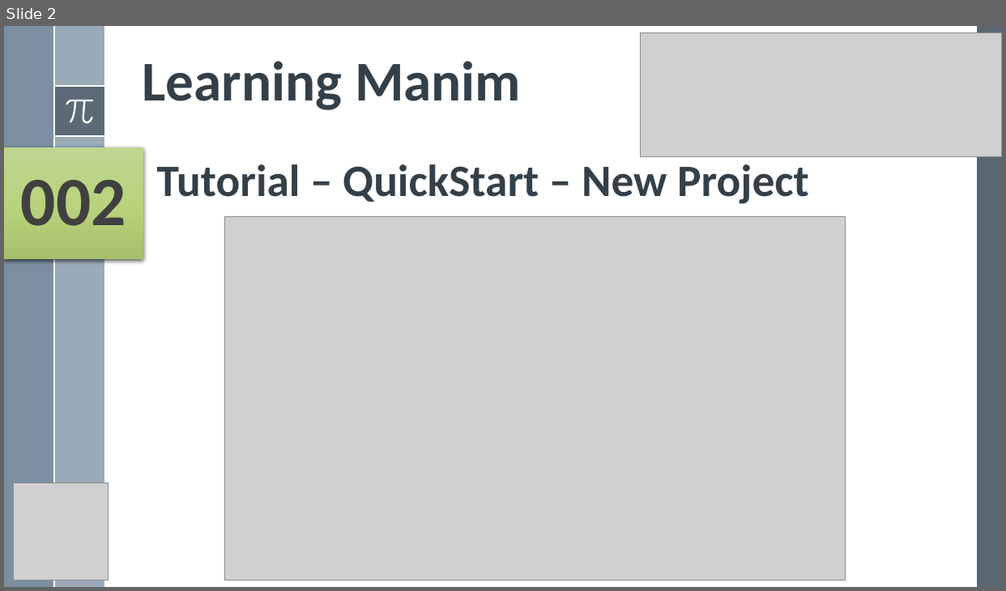
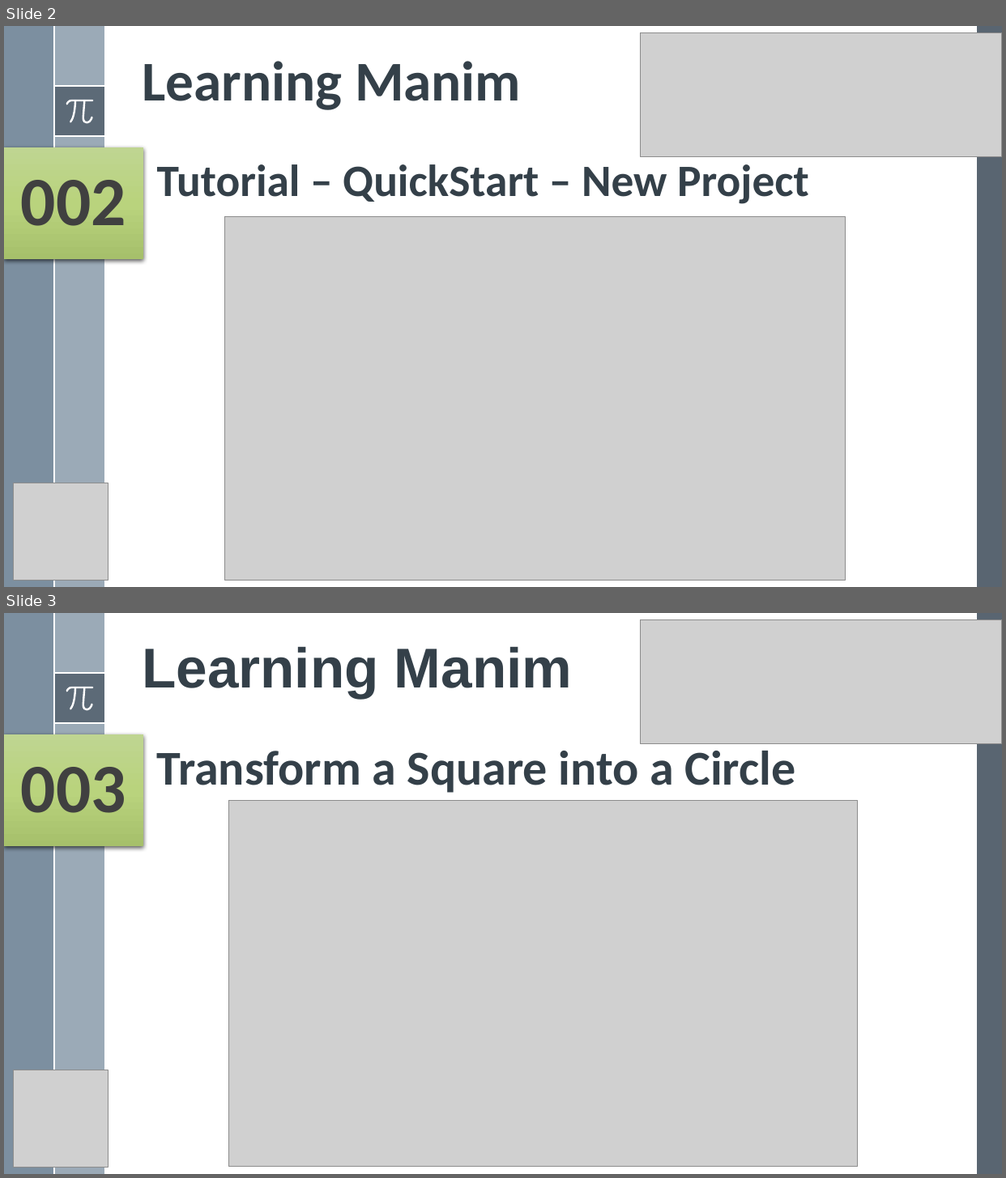
Before and after one commit to yasenstar/python, a slide deck: Manim/Learn Manim Library by Practice.pptx. Shown one above the other, each under a label of ours: slide 2 before the commit, slides 2 and 3 after it. The pictures are 1006x591 and 1006x1178 pixels, drawn with LibreOffice and Linux fonts; fonts in the diff are those of the drawing; grey boxes stand for pictures. Boxes give left, top, right and bottom in pixels: in the first picture for what was removed or moved away, otherwise in the second. Text is boxed around its words. In the diff, an @@ line names an element or a change of style, - is before the commit and + after.

```diff
--- a/Manim/Learn Manim Library by Practice.pptx
+++ b/Manim/Learn Manim Library by Practice.pptx
@@ slide 3 added at (x1=4, y1=613, x2=1002, y2=1174), background #FFFFFF; not listed: 8 template elements that a slide beside it also shows @@
@@ picture added at (x1=641, y1=619, x2=1002, y2=743) @@
@@ title added at (x1=142, y1=646, x2=572, y2=698), 54 pt, text #35404A, bold @@
+Learning Manim
@@ rectangle added at (x1=4, y1=735, x2=143, y2=846), fill gradient #C0D691 to #BAD47E to #A7C16B, 66.6 pt, text #404040, bold @@
+003
@@ text added at (x1=157, y1=751, x2=795, y2=793), 46.8 pt, text #35404A, bold @@
+Transform a Square into a Circle
@@ picture added at (x1=229, y1=800, x2=859, y2=1167) @@
@@ picture added at (x1=14, y1=1071, x2=108, y2=1167) @@
```
Also in this commit, not shown: 1 other slide added, 6 other files.
